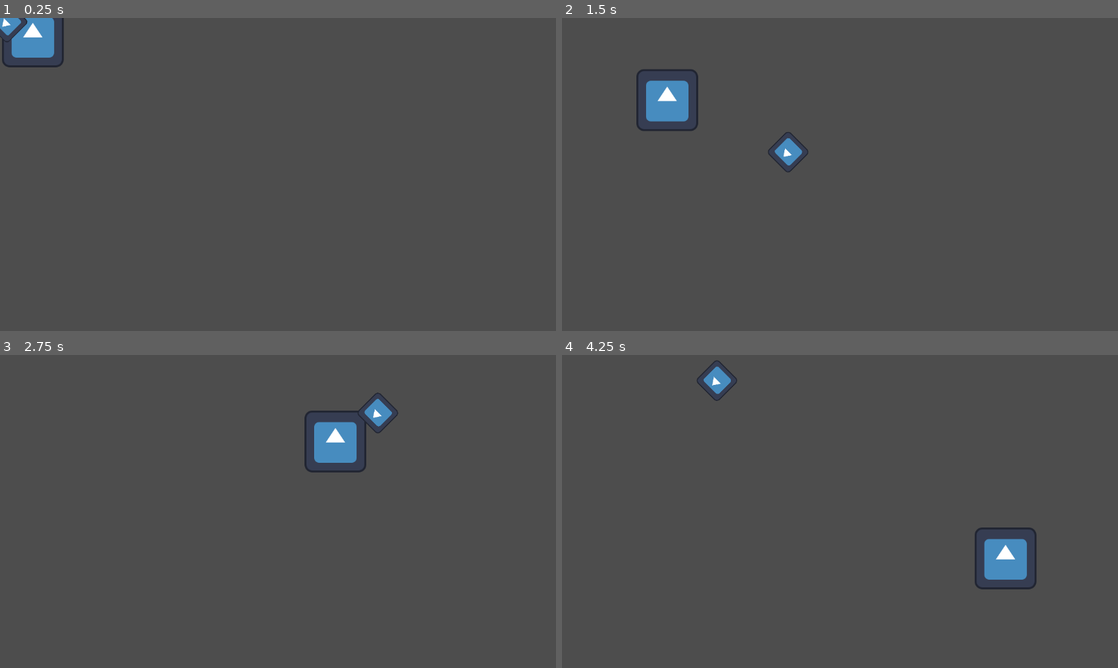
Above: before the commit, frames 1-4 (two rows, left to right).
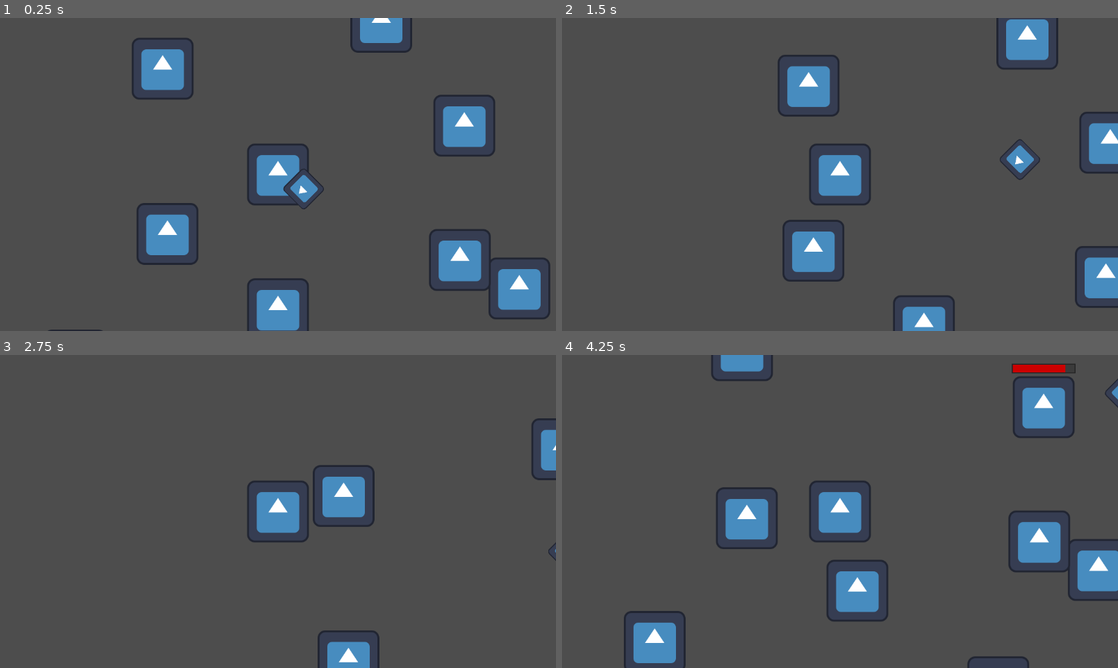
Above: after the commit, the same moments.

Repository: sayf63/Judgement_Engine
Game: Godot game, scene res://Entities/Player/Player.tscn
Two runs of this game, one before a commit and one after it. Both use one fixed random seed, a clock stepped at 60 frames per second and the inputs below. The project has no main scene, so this scene is started directly. The engine's default icon, where the game draws it, is replaced by a stand-in: a white triangle on a blue panel in a dark square.
Inputs (mouse positions are in pixels of both pictures, inside the frame that each line leads up to):
- Up to frame 1 (0.25 s): no input
- Up to frame 2 (1.5 s): move the mouse to (962, 158) at 0.52 s; hold D (right) 0.53-1.28 s; hold A (anchor) 0.53-1.28 s; move the mouse to (728, 190) at 1.27 s; hold S (down) from 1.28 s (still down); tap Space (dash) at 1.35 s
- Up to frame 3 (2.75 s): move the mouse to (333, 442) at 2.02 s; release S (down) at 2.03 s; press the mouse at (333, 442) at 2.03 s; hold D (right) from 2.03 s (still down)
- Up to frame 4 (4.25 s): move the mouse to (812, 574) at 2.77 s; release D (right) at 2.78 s; release the mouse at (812, 574) at 2.78 s; hold W (up) 2.78-3.53 s; tap A (anchor) at 2.85 s; move the mouse to (1006, 558) at 3.52 s; hold S (down) from 3.53 s (still down); tap Space (dash) at 3.6 s

The runs differ from the first frame. In frame 1, 11% of the frame differs, in the area x 0-99%, y 0-100%; in frame 2, 9.5%; in frame 3, 5.4%; in frame 4, 11%.

Commit message:
weapon damage caps at 1.5x :)

Diff:
--- a/judgement-engine/Entities/Player/Player.tscn
+++ b/judgement-engine/Entities/Player/Player.tscn
@@ -7,6 +7,7 @@
 [ext_resource type="Script" uid="uid://b1jw371l2c5tt" path="res://Entities/Player/PlayerStateMachine/PlayerStates/player_idle.gd" id="5_hj1c0"]
 [ext_resource type="Script" uid="uid://llbfhas6et5t" path="res://Entities/Player/PlayerStateMachine/PlayerStates/player_moving.gd" id="6_x44r4"]
 [ext_resource type="Script" uid="uid://ghiu6bajqh63" path="res://Entities/Player/PlayerStateMachine/PlayerStates/player_dashing.gd" id="7_761t5"]
+[ext_resource type="PackedScene" uid="uid://cuws01826bgf7" path="res://Entities/Enemies/BaseEnemy/BaseEnemy.tscn" id="8_x44r4"]
 
 [sub_resource type="CapsuleShape2D" id="CapsuleShape2D_hj1c0"]
 radius = 16.0
@@ -47,3 +48,35 @@
 
 [node name="Dashing" type="Node" parent="StateMachine" unique_id=486196409]
 script = ExtResource("7_761t5")
+
+[node name="Camera2D" type="Camera2D" parent="." unique_id=84114197]
+
+[node name="test" type="Node2D" parent="." unique_id=1471186107]
+top_level = true
+
+[node name="base_enemy" parent="test" unique_id=1742152106 instance=ExtResource("8_x44r4")]
+position = Vector2(432, 198)
+
+[node name="base_enemy2" parent="test" unique_id=56477228 instance=ExtResource("8_x44r4")]
+position = Vector2(224, 441)
+
+[node name="base_enemy3" parent="test" unique_id=1573388889 instance=ExtResource("8_x44r4")]
+position = Vector2(-68, 241)
+
+[node name="base_enemy4" parent="test" unique_id=532406367 instance=ExtResource("8_x44r4")]
+position = Vector2(309, 139)
+
+[node name="base_enemy5" parent="test" unique_id=988220327 instance=ExtResource("8_x44r4")]
+position = Vector2(-297, 85)
+
+[node name="base_enemy6" parent="test" unique_id=1708826694 instance=ExtResource("8_x44r4")]
+position = Vector2(318, -139)
+
+[node name="base_enemy7" parent="test" unique_id=17634140 instance=ExtResource("8_x44r4")]
+position = Vector2(-307, -257)
+
+[node name="base_enemy8" parent="test" unique_id=1497086710 instance=ExtResource("8_x44r4")]
+position = Vector2(146, -354)
+
+[node name="base_enemy9" parent="test" unique_id=1942824902 instance=ExtResource("8_x44r4")]
+position = Vector2(-488, 347)
--- a/judgement-engine/Entities/Player/Weapon/player_weapon.gd
+++ b/judgement-engine/Entities/Player/Weapon/player_weapon.gd
@@ -28,7 +28,7 @@
 func _on_area_2d_area_entered(area: Area2D) -> void:
 	var enemy = area.get_parent()
 	if enemy is Enemy:
-		enemy.take_damage(DAMAGE * (velocity.length() / SPEED))
+		enemy.take_damage( DAMAGE * min(1.5, (velocity.length()/SPEED)) )
 
 
 func reset_cooldown(key: String) -> void:
